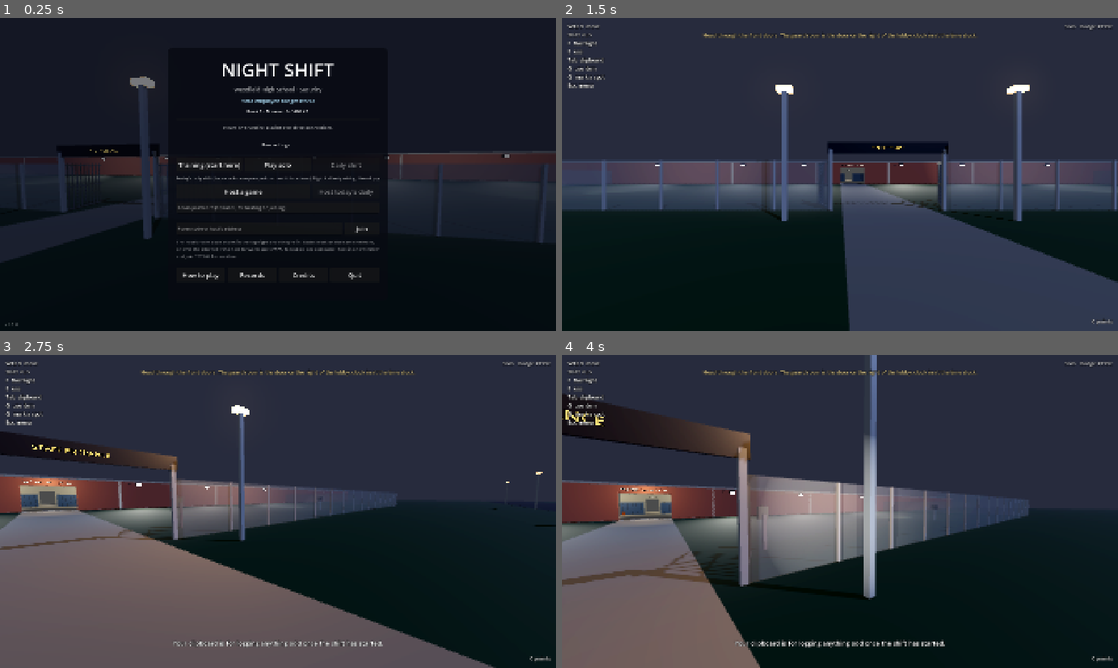
Above: before the commit, frames 1-4 (two rows, left to right).
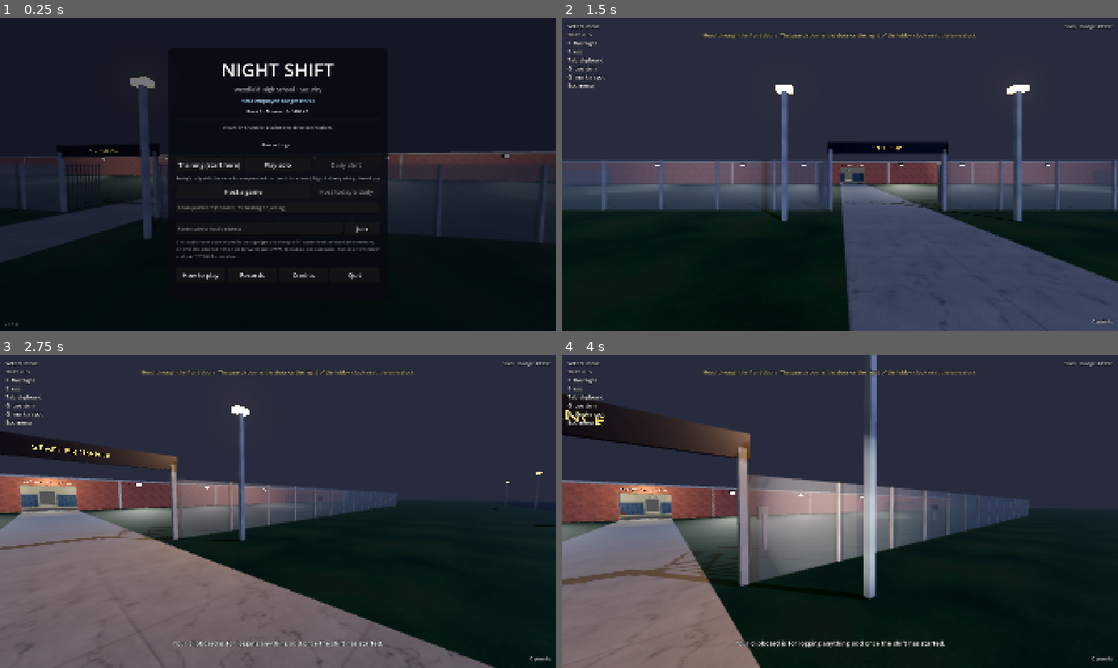
Above: after the commit, the same moments.

Repository: Travis700/Game
Game: Godot game, scene res://scenes/main.tscn
The game is run twice, just before and just after one commit, with the same random seed, the same clock (stepped at 60 frames per second) and the same inputs.
Inputs (mouse positions are in pixels of both pictures, inside the frame that each line leads up to):
- Up to frame 1 (0.25 s): no input
- Up to frame 2 (1.5 s): click (840, 208) at 0.52 s; type "12" at 0.6 s; click (823, 227) at 0.75 s; type "12" at 0.83 s; click "Training (start here)" at 1.25 s
- Up to frame 3 (2.75 s): tap Enter at 2 s; move the mouse to (305, 511) at 2.02 s; hold W (move_forward) from 2.03 s (still down); hold Tab (clipboard) from 2.03 s (still down); click (305, 511) at 2.17 s
- Up to frame 4 (4 s): keep holding W (move_forward); move the mouse to (812, 511) at 2.77 s; release Tab (clipboard) at 2.78 s; tap R (compare) at 2.85 s; move the mouse to (851, 505) at 3.52 s; hold F (flashlight) from 3.53 s (still down)

The runs differ from the first frame. In frame 2, 0.2% of the frame differs, in the area x 48-68%, y 45-53%; in frame 3, 1.0%; in frame 4, 1.4%, in the area x 0-32%, y 40-83%.

Commit message:
Generated tileable textures (albedo + normal) for the school's surfaces, mapped triplanar in world space
tools/gen_textures.py makes them from code (original, no licences). Ceiling stain and concrete cracks still to be toned down.

Co-Authored-By: Claude Opus 5.5 <noreply@anthropic.com>
Claude-Session: https://claude.ai/code/session_015YKvNgaJwTwAVL8wj2PRTQ

Diff:
--- a/scripts/school_builder.gd
+++ b/scripts/school_builder.gd
@@ -213,11 +213,35 @@
 	_add_mat("jar", Color(0.55, 0.75, 0.45), 0.1, Color(0.3, 0.5, 0.2), 0.6, 0.55)
 
 
+## Surfaces with a texture (assets/textures, made by tools/gen_textures.py), and how many metres
+## one copy of it covers. They're mapped in world space, so every box tiles at the same scale.
+const TEXTURE_METRES := {
+	"floor": 2.4, "wall": 1.6, "ceiling": 1.2, "brick": 1.2, "concrete": 2.0, "asphalt": 3.0,
+	"grass": 4.0, "gym_floor": 1.0, "wood": 1.0, "desk": 1.0, "metal": 1.0, "locker": 1.2,
+	"cork": 1.0, "board": 2.0,
+}
+
+
 func _add_mat(mat_name: String, color: Color, roughness := 0.9, emission := Color.BLACK,
 		emission_energy := 0.0, alpha := 1.0) -> void:
 	var mat := StandardMaterial3D.new()
 	mat.albedo_color = color
 	mat.roughness = roughness
+	var path := "res://assets/textures/%s.png" % mat_name
+	if TEXTURE_METRES.has(mat_name) and ResourceLoader.exists(path):
+		# The texture carries the colour itself.
+		mat.albedo_color = Color.WHITE
+		mat.albedo_texture = load(path)
+		mat.normal_enabled = true
+		mat.normal_texture = load("res://assets/textures/%s_n.png" % mat_name)
+		mat.uv1_triplanar = true
+		mat.uv1_world_triplanar = true
+		mat.uv1_triplanar_sharpness = 8.0
+		mat.uv1_scale = Vector3.ONE / float(TEXTURE_METRES[mat_name])
+		# A locker texture is one locker tall, so its vents sit at the top of every door.
+		if mat_name == "locker":
+			mat.uv1_scale = Vector3(1.0 / 2.0, 1.0 / 1.9, 1.0 / 2.0)
+		mat.texture_filter = BaseMaterial3D.TEXTURE_FILTER_LINEAR_WITH_MIPMAPS_ANISOTROPIC
 	if emission_energy > 0.0:
 		mat.emission_enabled = true
 		mat.emission = emission
Binary file added: assets/textures/asphalt.png
Not shown, added: assets/textures/asphalt.png.import
Binary file added: assets/textures/asphalt_n.png
Not shown, added: assets/textures/asphalt_n.png.import
Binary file added: assets/textures/board.png
Not shown, added: assets/textures/board.png.import
Binary file added: assets/textures/board_n.png
Not shown, added: assets/textures/board_n.png.import
Binary file added: assets/textures/brick.png
Not shown, added: assets/textures/brick.png.import
Binary file added: assets/textures/brick_n.png
Not shown, added: assets/textures/brick_n.png.import
(and 45 more such lines)
